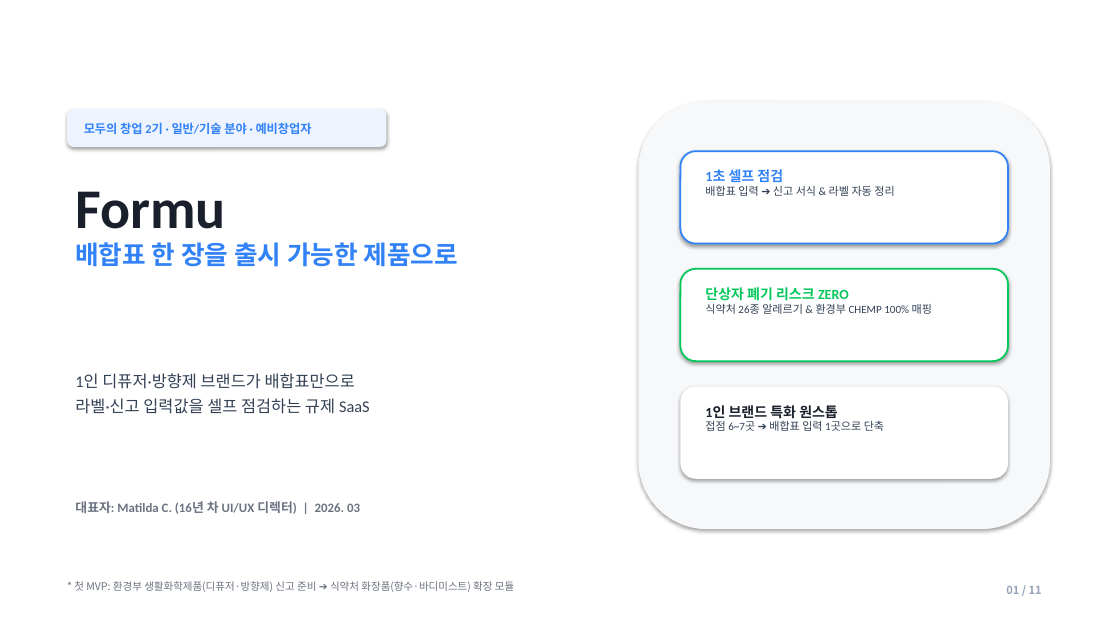
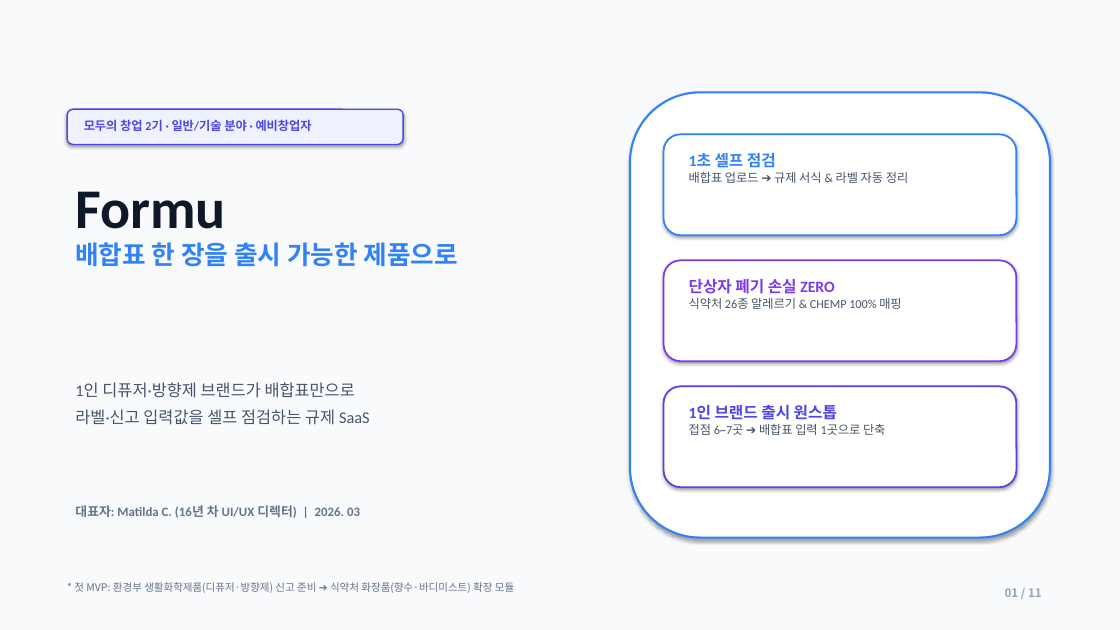
Before and after one commit to lita-lilith16/formu-landing, a slide deck: slide 1 of public/formu_pitch_deck.pptx. Drawn at 1120x630 pixels with LibreOffice and Linux fonts; fonts in the diff are those of the drawing. Boxes give left, top, right and bottom in pixels: in the first picture for what was removed or moved away, otherwise in the second. Text is boxed around its words. In the diff, an @@ line names an element or a change of style, - is before the commit and + after.

Commit message:
feat(pitch-deck): apply 3D glassmorphism reference style with blue-purple-white palette, Kanban scheduling, exploded architecture, and bold metric cards

```diff
--- a/public/formu_pitch_deck.pptx
+++ b/public/formu_pitch_deck.pptx
@@ rectangle at (0, 0, 1120, 630): fill #FFFFFF to #F8FAFC @@
@@ rounded rectangle: place and size @@
-rounded rectangle at (67, 109, 386, 147)
+rounded rectangle at (67, 109, 403, 145)
@@ rounded rectangle at (67, 109, 403, 145): fill #EEF4FF to #EEF2FF; outline none to #4F46E5 1.2 pt @@
@@ text "모두의 창업 2기 · 일반/기술 ..." at (84, 119, 312, 131): text colour #3182F6 to #4F46E5 @@
@@ rounded rectangle: place and size @@
-rounded rectangle at (639, 101, 1050, 529)
+rounded rectangle at (630, 92, 1050, 538)
@@ rounded rectangle at (630, 92, 1050, 538): fill #F7F8FA to #FFFFFF; outline none to #3182F6 1.8 pt @@
@@ rounded rectangle: place and size @@
-rounded rectangle at (681, 151, 1008, 244)
+rounded rectangle at (664, 134, 1017, 235)
@@ text "1초 셀프 점검": place and size @@
-text "1초 셀프 점검" at (705, 169, 894, 196)
+text "1초 셀프 점검" at (689, 153, 908, 183)
@@ text at (689, 172, 908, 183): text changed; size 9.5 to 10.5 pt; text colour #334155 to #475569 @@
-배합표 입력 ➔ 신고 서식 & 라벨 자동 정리
+배합표 업로드 ➔ 규제 서식 & 라벨 자동 정리
@@ text at (689, 153, 776, 168): size 12 to 13.5 pt in "1초 셀프 점검" @@
@@ rounded rectangle: place and size @@
-rounded rectangle at (681, 269, 1008, 361)
+rounded rectangle at (664, 260, 1017, 361)
@@ rounded rectangle at (664, 260, 1017, 361): outline #03C75A 1.5 pt to #7C3AED 1.5 pt @@
@@ text at (689, 279, 901, 309): text changed; size 9.5 to 10.5 pt; text colour #334155 to #475569 @@
-단상자 폐기 리스크 ZERO
-식약처 26종 알레르기 & 환경부 CHEMP 100% 매핑
+단상자 폐기 손실 ZERO
+식약처 26종 알레르기 & CHEMP 100% 매핑
@@ text "1인 디퓨저·방향제 브랜드가 배합표만으로 라벨·신고 ...": place and size @@
-text "1인 디퓨저·방향제 브랜드가 배합표만으로 라벨·신고 ..." at (75, 373, 370, 414)
+text "1인 디퓨저·방향제 브랜드가 배합표만으로 라벨·신고 ..." at (75, 382, 370, 425)
@@ text "1인 디퓨저·방향제 브랜드가 배합표만으로 라벨·신고 ..." at (75, 382, 370, 425): text colour #334155 to #475569; line spacing 1.3 to 1.35 @@
@@ rounded rectangle: place and size @@
-rounded rectangle at (681, 386, 1008, 479)
+rounded rectangle at (664, 386, 1017, 487)
@@ rounded rectangle at (664, 386, 1017, 487): outline none to #4F46E5 1.5 pt @@
@@ text "1인 브랜드 출시 원스톱": place and size @@
-text "1인 브랜드 출시 원스톱" at (705, 405, 884, 431)
+text "1인 브랜드 출시 원스톱" at (689, 405, 885, 435)
@@ text at (689, 405, 837, 420): text changed; size 12 to 13.5 pt; text colour #1A1F2C to #4F46E5 @@
-1인 브랜드 특화 원스톱
+1인 브랜드 출시 원스톱
@@ text at (689, 424, 885, 435): size 9.5 to 10.5 pt, text colour #334155 to #475569 in "접점 6~7곳 ➔ 배합표 입력 1곳으로 단축" @@
@@ text "대표자: Matilda C. (16년 차 ..." at (75, 505, 360, 518): text colour #6B7280 to #64748B @@
@@ text "01 / 11" at (1005, 588, 1042, 597): size 9.5 to 10 pt @@
```
Also in this commit, not shown: 10 other slides changed, 1 other file.
